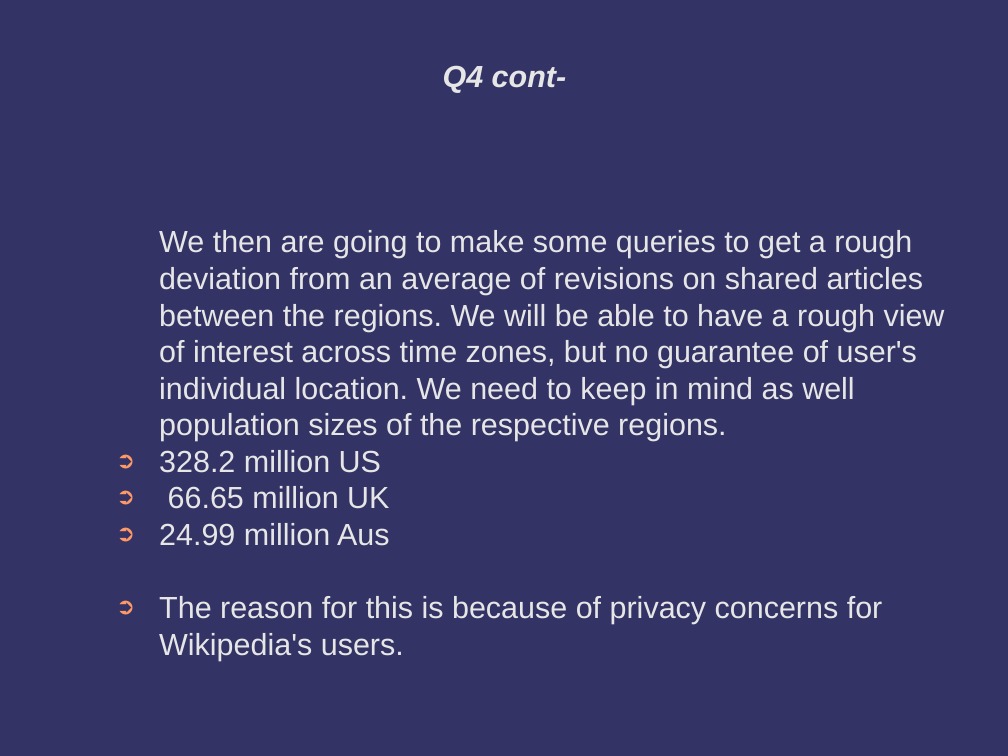
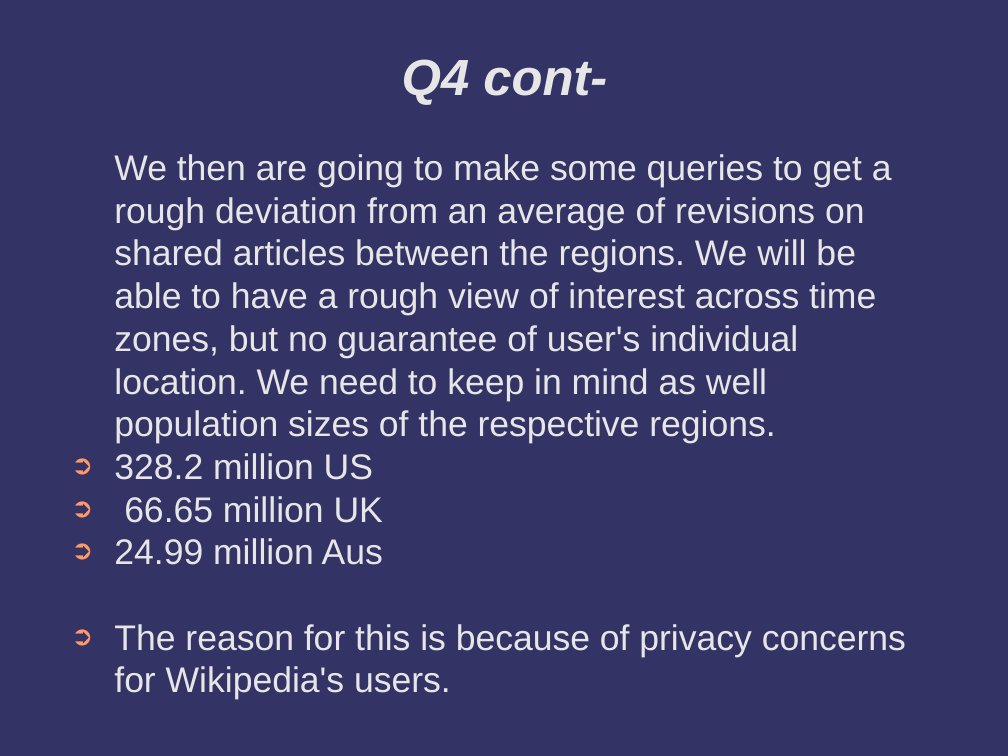
Before and after one commit to TMickle/Project1, a slide deck: slide 16 of project1.odp. Drawn at 1008x756 pixels with LibreOffice and Linux fonts; fonts in the diff are those of the drawing; background and template pictures are left out. Boxes give left, top, right and bottom in pixels: in the first picture for what was removed or moved away, otherwise in the second. Text is boxed around its words. In the diff, an @@ line names an element or a change of style, - is before the commit and + after.

Commit message:
added pdf format powerpoint

```diff
--- a/project1.odp
+++ b/project1.odp
@@ title "Q4 cont-" at (402,59,607,105): size 24 to 40 pt @@
@@ text "We then are going to ...": place and size @@
-text "We then are going to ..." at (159,230,945,661)
+text "We then are going to ..." at (114,154,906,657)
@@ text "We then are going to ..." at (114,154,906,657): size 24 to 28 pt @@
```
Also in this commit, not shown: 21 other slides changed, 1 slide added, 1 slide removed, 2 other files.
